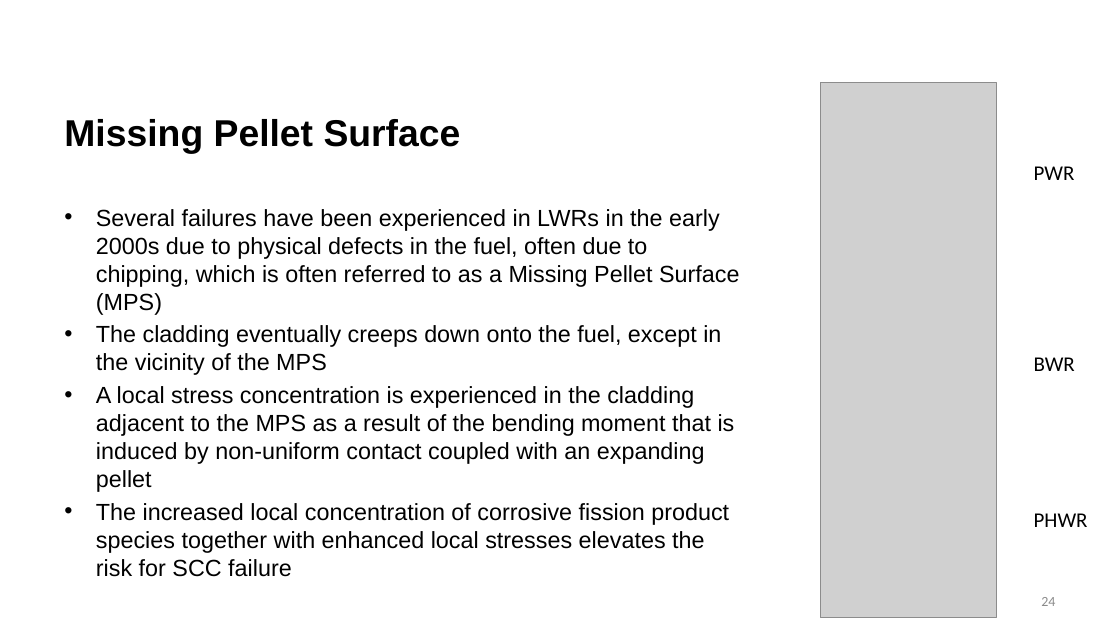
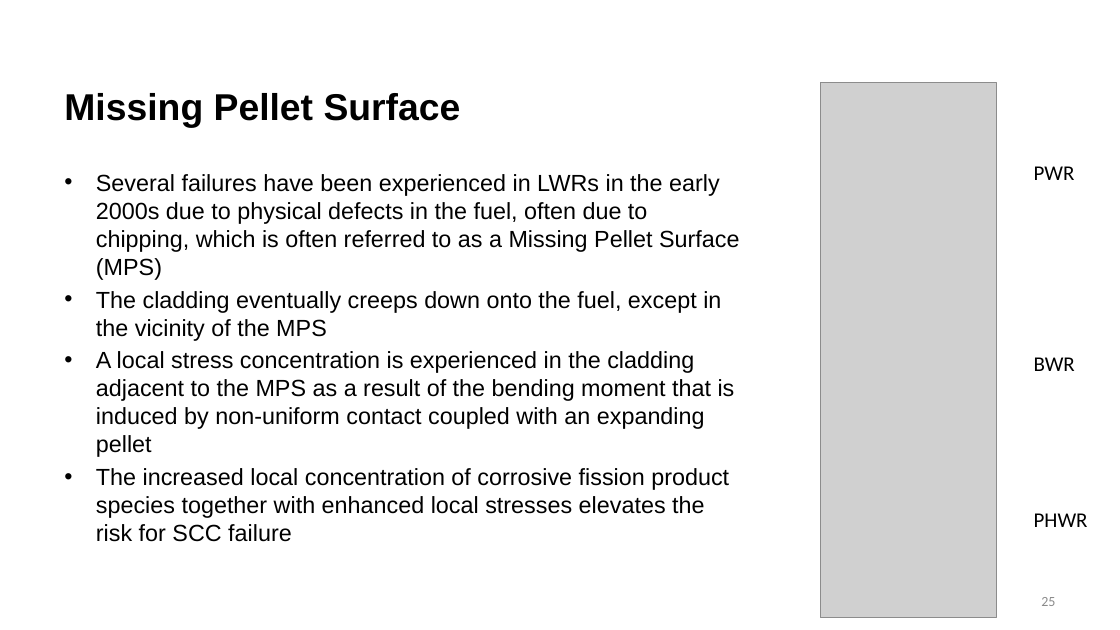
Before and after one commit to benbeeler/TEACHING, a slide deck: slide 25 of Nuclear_Fuel_Performance/NE533_Spring2026/Module3/Lec15_Zrcreep_PCI.pptx (slide 24 before the commit). Drawn at 1120x630 pixels with LibreOffice and Linux fonts; fonts in the diff are those of the drawing; grey boxes stand for pictures; background and template pictures are left out. Boxes give left, top, right and bottom in pixels: in the first picture for what was removed or moved away, otherwise in the second. Text is boxed around its words. In the diff, an @@ line names an element or a change of style, - is before the commit and + after.

```diff
--- a/Nuclear_Fuel_Performance/NE533_Spring2026/Module3/Lec15_Zrcreep_PCI.pptx
+++ b/Nuclear_Fuel_Performance/NE533_Spring2026/Module3/Lec15_Zrcreep_PCI.pptx
@@ title "Missing Pellet Surface": place and size @@
-title "Missing Pellet Surface" at box(64, 119, 461, 154)
+title "Missing Pellet Surface" at box(64, 93, 461, 128)
@@ text "Several failures have been experienced ...": place and size @@
-text "Several failures have been experienced ..." at box(96, 209, 739, 577)
+text "Several failures have been experienced ..." at box(96, 174, 739, 542)
@@ page number at box(1041, 597, 1055, 606): text changed @@
-24
+25
```
Also in this commit, not shown: 13 other slides changed, 1 slide added, 9 slides removed, 5 other files.
